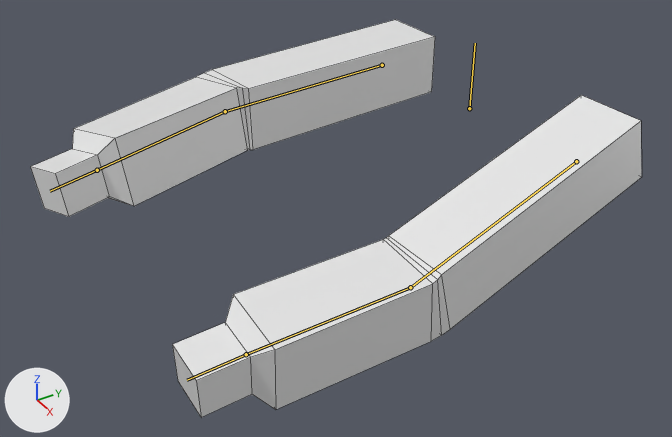
One commit to the Blender file Blender Files/Arms/arms_attack_knife.blend: the scene before it, then after it.
The view is the same before and after, from a camera (50 mm lens) standing at (9.45, -8.06, 5.82) and looking at (0.43, -2.53, -0.82). Arrows for +X, +Y and +Z are at lower left; the lights stay in place. Both versions are drawn at frame 16 of the action 'attack_knife'; the numbers are the values there. The bones that bend it are drawn over the model as lines. Mesh edges are drawn as thin lines.

The first picture shows 'fps_arms_mesh'.
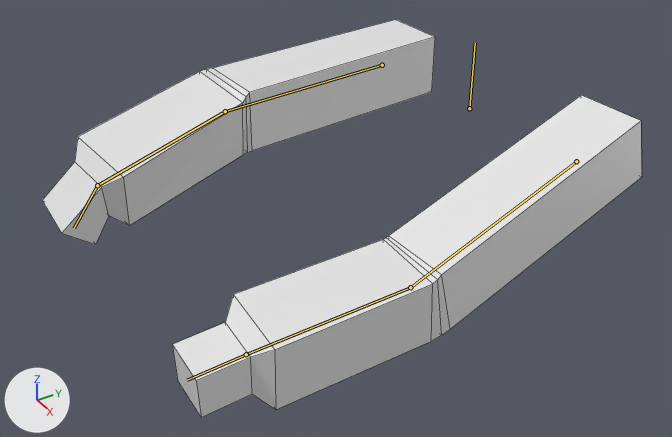
Boxes (x1, y1, x2, y2) around the edits, measured in the pictures (672 x 437 px):
'fps_arms_mesh', posed: before (31, 20, 642, 417); after (42, 20, 642, 417)
bone 'lowerArm_r', root to tip: before (225, 111) to (97, 170); after (225, 111) to (97, 185)
bone 'hand_r', root to tip: before (97, 170) to (50, 191); after (97, 185) to (74, 228)

What the commit changed:
Bone 'lowerArm_r' (bone_lowerarm_r) turns from (1, 12, -11) to (9, -15, -11) degrees about its own x, y and z.
Bone 'hand_r' (bone_hand_r) turns from (0, 0, 0) to (53, 9, 16) degrees about its own x, y and z.
